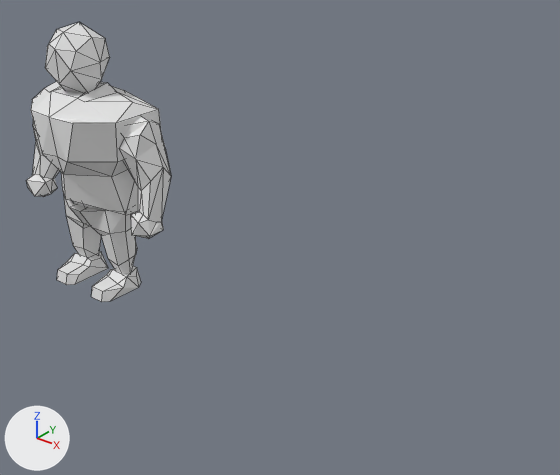
An edit to the Blender file Assets/Models/Charchters/Boxer.blend, drawn before and after from the same camera.
One viewpoint serves both versions: a 50 mm camera at (52.4, -39.3, 35.3) aimed at (19.4, 2.0, 9.7). The axes (+X, +Y, +Z) are drawn at lower left. The lights are the same throughout. Mesh edges are drawn as thin lines.

The first picture shows 'Arm', 'Bottom', 'Icosphere', 'ShoeL', 'ShoeR', 'Top'.
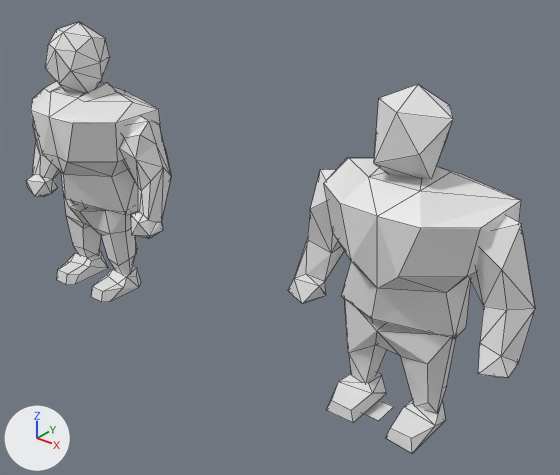
Where the change shows, as pixel boxes [x1, y1, x2, y2] in the pictures (560 x 475 px):
'Top.001', added
    after: [324, 158, 521, 340]
'Arm.001', added
    after: [288, 169, 535, 378]
'Bottom.001', added
    after: [345, 299, 456, 413]
'Icosphere.001', added
    after: [374, 84, 453, 179]
'ShoeR.001', added
    after: [327, 373, 387, 422]
'ShoeL.001', added
    after: [386, 400, 445, 453]
'Plane', added
    after: [364, 400, 393, 421]

Patch to the scene script:
```diff
--- a/Assets/Models/Charchters/Boxer.blend.py
+++ b/Assets/Models/Charchters/Boxer.blend.py
@@ me_plane @@
+me_plane.from_pydata([(-1.0, -1.0, 0.0), (1.0, -1.0, 0.0), (-1.0, 1.0, 0.0), (1.0, 1.0, 0.0)], [], [(0, 1, 3, 2)])
@@ me_cube_002 @@
+me_cube_002.from_pydata(...)  # 41 vertices, 49 faces; spans x -1.55..1.58, y -0.9..1.0, z 1.72..4.64
@@ me_cube_003 @@
+me_cube_003.from_pydata(...)  # 11 vertices, 12 faces; spans x -1.009..-0.34, y -0.655..0.434, z 0.063..0.486
@@ me_cube_004 @@
+me_cube_004.from_pydata(...)  # 11 vertices, 12 faces; spans x 0.273..0.946, y -0.681..0.433, z 0.061..0.486
@@ me_icosphere_001 @@
+me_icosphere_001.from_pydata(...)  # 13 vertices, 22 faces; spans x -0.647..0.661, y -0.606..0.607, z 4.415..5.907
@@ me_cylinder_002 @@
+me_cylinder_002.from_pydata(...)  # 25 vertices, 30 faces; spans x -1.06..1.01, y -0.56..0.68, z 0.4..2.12
@@ me_cylinder_003 @@
+me_cylinder_003.from_pydata(...)  # 44 vertices, 74 faces; spans x -2.08..2.1, y -0.42..0.71, z 1.71..4.25
@@ ob_plane @@
+ob_plane = bpy.data.objects.new('Plane', me_plane)
+ob_plane.location = (29.68, 0.0, 0.0)
@@ ob_top_001 @@
+ob_top_001 = bpy.data.objects.new('Top.001', me_cube_002)
+ob_top_001.parent = ob_plane
+ob_top_001.matrix_parent_inverse = Matrix(((1.0, 0.0, 0.0, -29.68), (0.0, 1.0, 0.0, 0.0), (0.0, 0.0, 1.0, 0.0), (0.0, 0.0, 0.0, 1.0)))
+ob_top_001.location = (31.0, 0.0, 0.0)
+ob_top_001.scale = (4.0, 4.0, 4.0)
@@ ob_shoer_001 @@
+ob_shoer_001 = bpy.data.objects.new('ShoeR.001', me_cube_003)
+ob_shoer_001.parent = ob_plane
+ob_shoer_001.matrix_parent_inverse = Matrix(((1.0, 0.0, 0.0, -29.68), (0.0, 1.0, 0.0, 0.0), (0.0, 0.0, 1.0, 0.0), (0.0, 0.0, 0.0, 1.0)))
+ob_shoer_001.location = (31.0, 0.0, 0.0)
+ob_shoer_001.scale = (4.0, 4.0, 4.0)
@@ ob_shoel_001 @@
+ob_shoel_001 = bpy.data.objects.new('ShoeL.001', me_cube_004)
+ob_shoel_001.parent = ob_plane
+ob_shoel_001.matrix_parent_inverse = Matrix(((1.0, 0.0, 0.0, -29.68), (0.0, 1.0, 0.0, 0.0), (0.0, 0.0, 1.0, 0.0), (0.0, 0.0, 0.0, 1.0)))
+ob_shoel_001.location = (31.0, 0.0, 0.0)
+ob_shoel_001.scale = (4.0, 4.0, 4.0)
@@ ob_icosphere_001 @@
+ob_icosphere_001 = bpy.data.objects.new('Icosphere.001', me_icosphere_001)
+ob_icosphere_001.parent = ob_plane
+ob_icosphere_001.matrix_parent_inverse = Matrix(((1.0, 0.0, 0.0, -29.68), (0.0, 1.0, 0.0, 0.0), (0.0, 0.0, 1.0, 0.0), (0.0, 0.0, 0.0, 1.0)))
+ob_icosphere_001.location = (31.0, 0.0, 0.0)
+ob_icosphere_001.scale = (4.0, 4.0, 4.0)
@@ ob_bottom_001 @@
+ob_bottom_001 = bpy.data.objects.new('Bottom.001', me_cylinder_002)
+ob_bottom_001.parent = ob_plane
+ob_bottom_001.matrix_parent_inverse = Matrix(((1.0, 0.0, 0.0, -29.68), (0.0, 1.0, 0.0, 0.0), (0.0, 0.0, 1.0, 0.0), (0.0, 0.0, 0.0, 1.0)))
+ob_bottom_001.location = (31.0, 0.0, 0.0)
+ob_bottom_001.scale = (4.0, 4.0, 4.0)
@@ ob_arm_001 @@
+ob_arm_001 = bpy.data.objects.new('Arm.001', me_cylinder_003)
+ob_arm_001.parent = ob_plane
+ob_arm_001.matrix_parent_inverse = Matrix(((1.0, 0.0, 0.0, -29.68), (0.0, 1.0, 0.0, 0.0), (0.0, 0.0, 1.0, 0.0), (0.0, 0.0, 0.0, 1.0)))
+ob_arm_001.location = (31.0, 0.0, 0.0)
+ob_arm_001.scale = (4.0, 4.0, 4.0)
```
